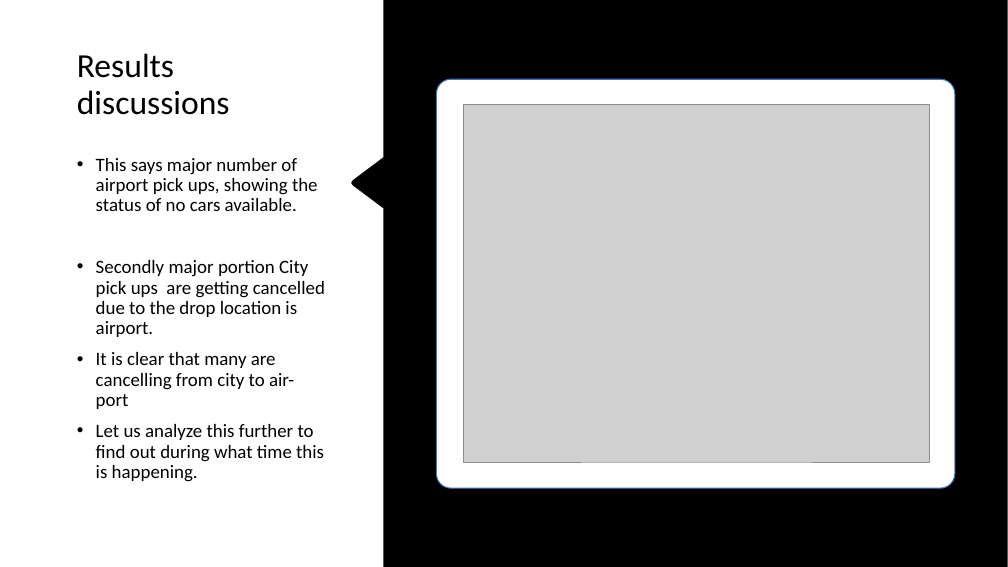
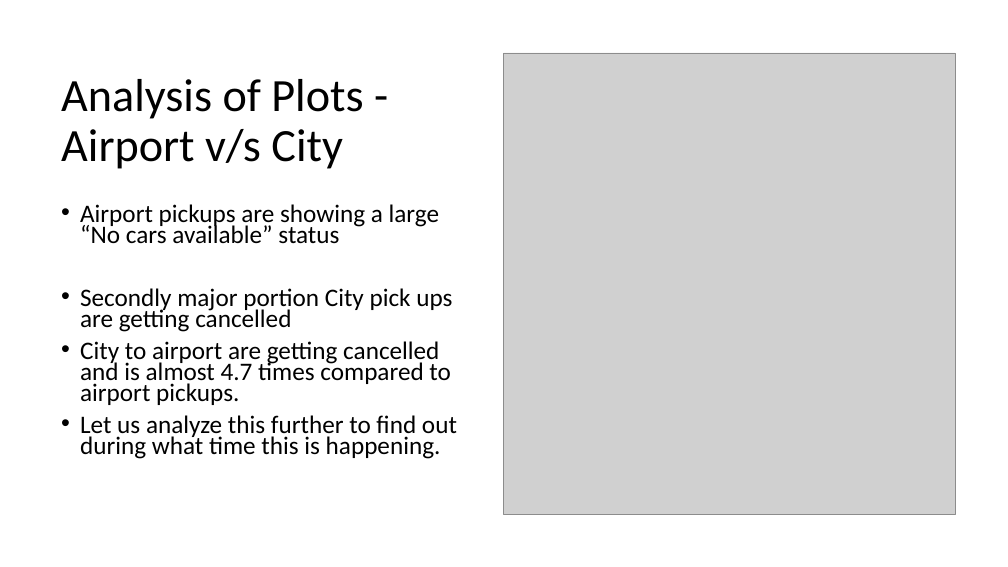
Before and after one commit to kishore3886/Uber_Case_Study, a slide deck: slide 2 of Uber_Case_Study.pptx. Drawn at 1008x567 pixels with LibreOffice and Linux fonts; fonts in the diff are those of the drawing; grey boxes stand for pictures. Boxes give left, top, right and bottom in pixels: in the first picture for what was removed or moved away, otherwise in the second. Text is boxed around its words. In the diff, an @@ line names an element or a change of style, - is before the commit and + after.

```diff
--- a/Uber_Case_Study.pptx
+++ b/Uber_Case_Study.pptx
@@ rectangle removed at [0,0,1008,567] @@
@@ freeform shape removed at [0,0,383,567] @@
@@ picture: place and size @@
-picture at [464,104,930,463]
+picture at [504,53,955,514]
@@ title at [61,79,363,169]: text changed; size 32 to 44 pt @@
-Results discussions
+Analysis of Plots - Airport v/s City
@@ rounded rectangle removed at [436,79,955,488] @@
@@ text "Airport pickups are showing a ...": place and size @@
-text "Airport pickups are showing a ..." at [96,158,325,482]
+text "Airport pickups are showing a ..." at [80,204,457,459]
@@ text at [80,204,452,405]: text changed; size 18 to 24 pt @@
-• This says major number of airport pick ups, showing the status of no cars available.
-• Secondly major portion City pick ups are getting cancelled due to the drop location is airport.
-• It is clear that many are cancelling from city to air-port
+• Airport pickups are showing a large “No cars available” status
+• Secondly major portion City pick ups are getting cancelled
+• City to airport are getting cancelled and is almost 4.7 times compared to airport pickups.
@@ text at [80,415,457,459]: size 18 to 24 pt in "Let us analyze this further to find ..."; line spacing 0.9 to 0.7 @@
```
Also in this commit, not shown: 2 other slides changed, 7 slides added, 2 slides removed, 6 other files.
